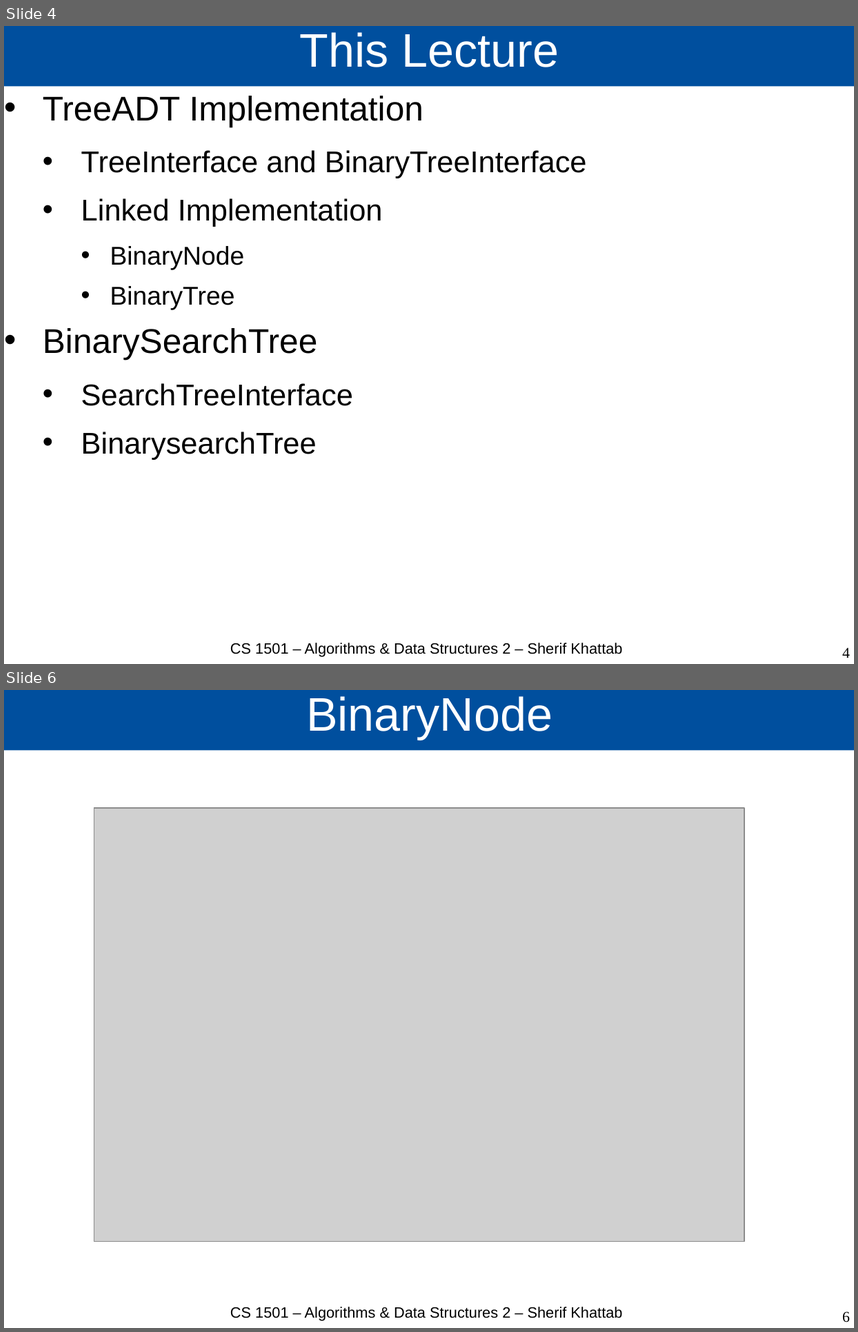
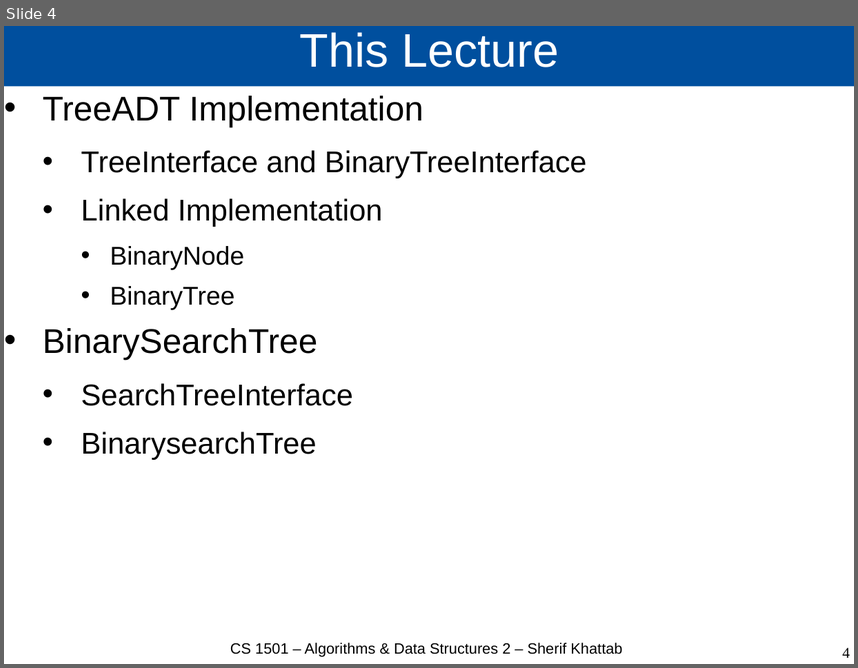
Before and after one commit to cs1501-2224/handouts, a slide deck: DraftSlides/Lecture5.pptx. Shown one above the other, each under a label of ours: slides 4 and 6 before the commit, slide 4 after it; the slides between them are not shown. The pictures are 858x1332 and 858x668 pixels, drawn with LibreOffice and Linux fonts; fonts in the diff are those of the drawing; grey boxes stand for pictures. Boxes give left, top, right and bottom in pixels: in the first picture for what was removed or moved away, otherwise in the second. Text is boxed around its words. In the diff, an @@ line names an element or a change of style, - is before the commit and + after.

```diff
--- a/DraftSlides/Lecture5.pptx
+++ b/DraftSlides/Lecture5.pptx
@@ slide 6 removed at bbox=[4, 690, 854, 1328], background #FFFFFF @@
@@ title removed at bbox=[4, 690, 854, 751] @@
-BinaryNode
@@ picture removed at bbox=[94, 808, 744, 1241] @@
@@ text removed at bbox=[230, 1307, 622, 1321] @@
-CS 1501 – Algorithms & Data Structures 2 – Sherif Khattab
@@ page number removed at bbox=[842, 1312, 850, 1323] @@
-6
```
Also in this commit, not shown: 1 slide changed, 5 other slides removed, 3 other files.
